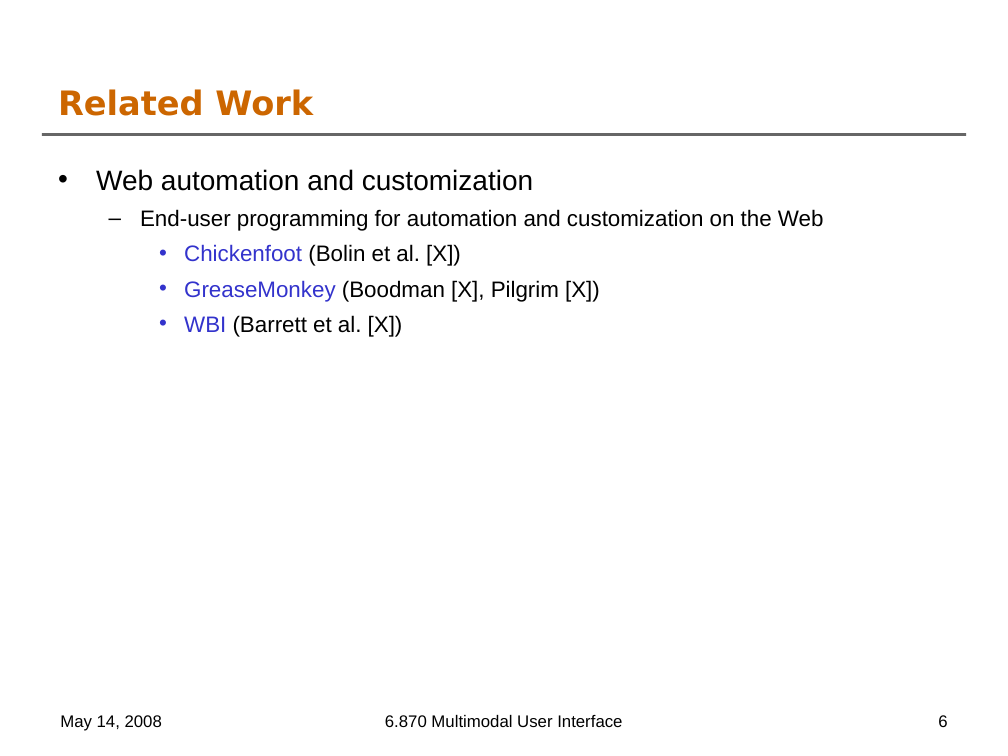
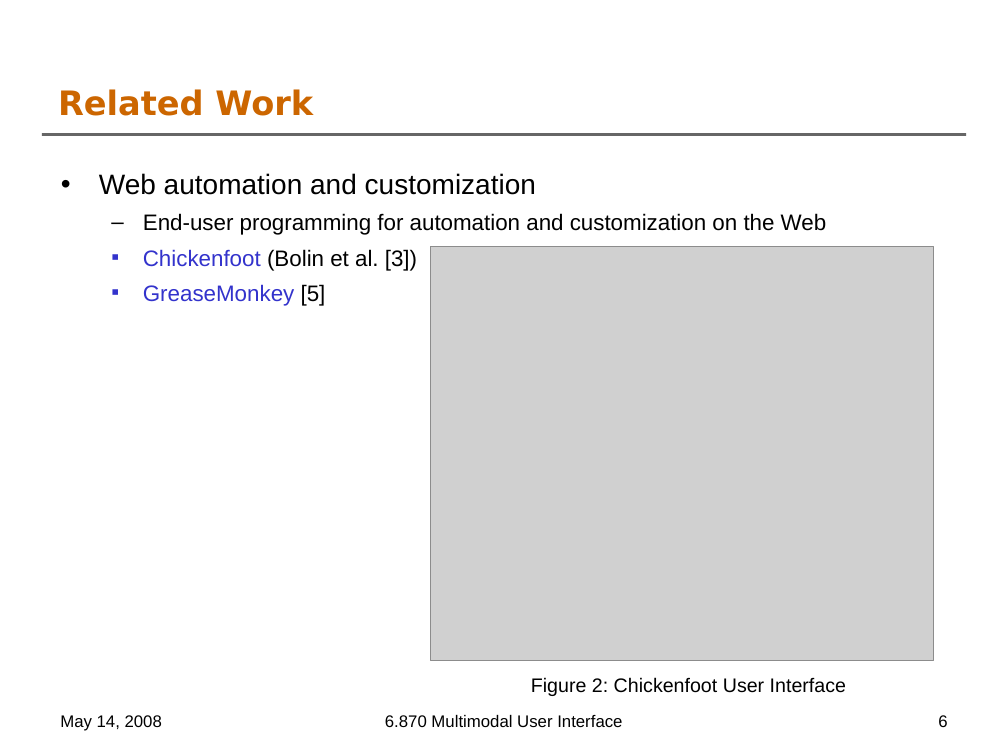
Before and after one commit to oshanis/webnnel, a slide deck: slide 6 of docs/6.870 Final Project Presentation.ppt. Drawn at 1008x756 pixels with LibreOffice and Linux fonts; fonts in the diff are those of the drawing; grey boxes stand for pictures; background and template pictures are left out. Boxes give left, top, right and bottom in pixels: in the first picture for what was removed or moved away, otherwise in the second. Text is boxed around its words. In the diff, an @@ line names an element or a change of style, - is before the commit and + after.

```diff
--- a/docs/6.870 Final Project Presentation.ppt
+++ b/docs/6.870 Final Project Presentation.ppt
@@ text at bbox=[143, 249, 417, 306]: text changed; text colour #000000 to #3333CC @@
-    • Chickenfoot (Bolin et al. [X])
-    • GreaseMonkey (Boodman [X], Pilgrim [X])
-    • WBI (Barrett et al. [X])
+  ▪ Chickenfoot (Bolin et al. [3])
+  ▪ GreaseMonkey [5]
@@ picture added at bbox=[430, 246, 933, 660] @@
@@ text added at bbox=[531, 677, 846, 696], 14 pt, text #000000 @@
+Figure 2: Chickenfoot User Interface
```
Also in this commit, not shown: 3 other slides changed.
